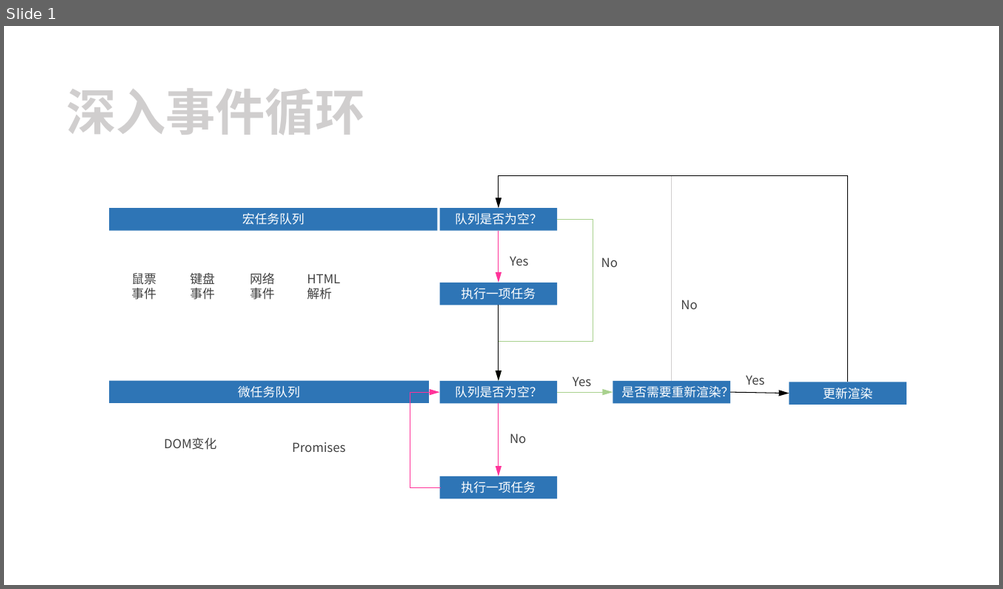
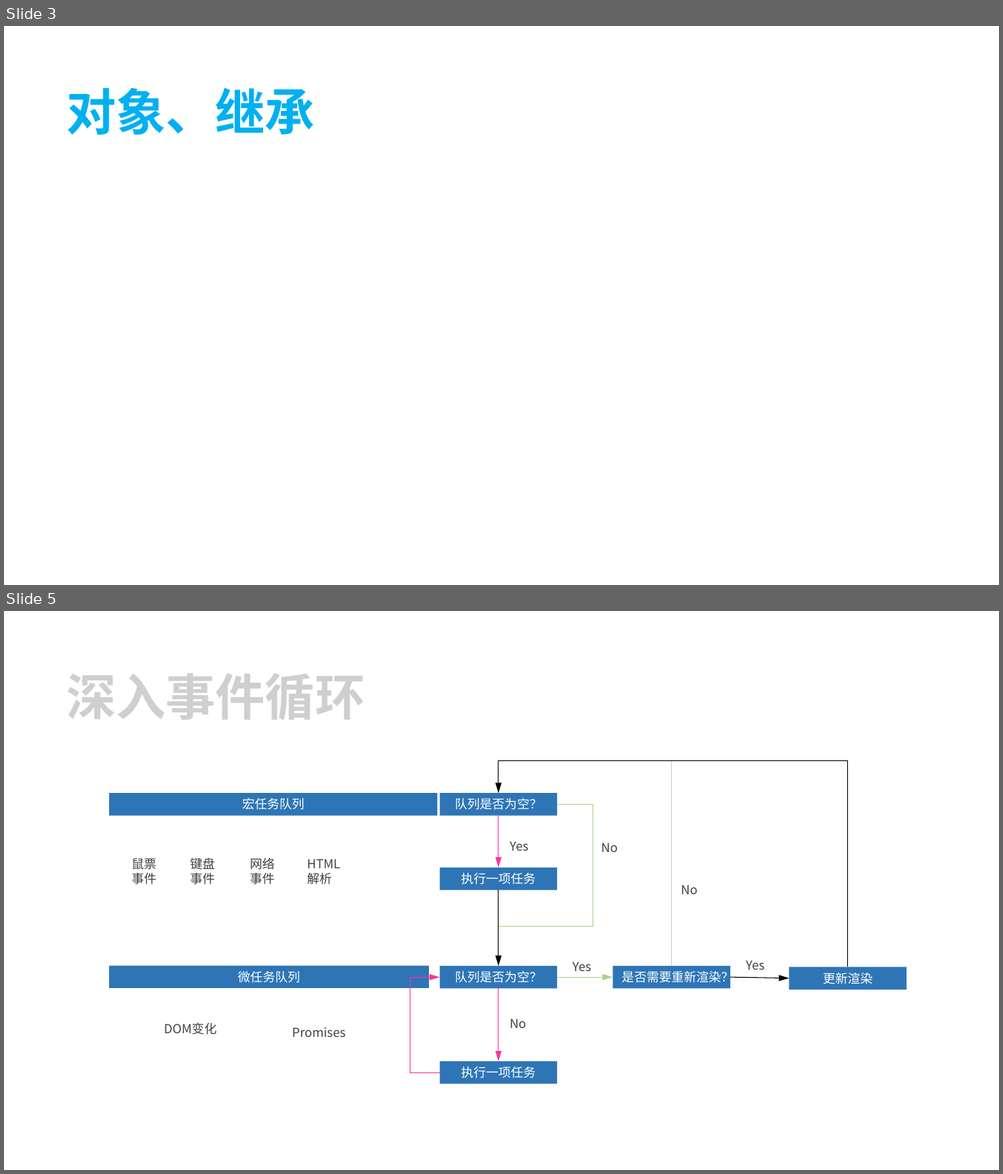
Before and after one commit to tecshuttle/interview, a slide deck: 2 前端/《JavaScript忍者秘籍（第2版）》.pptx. Shown one above the other, each under a label of ours: slide 1 before the commit, slides 3 and 5 after it; the slides between them are not shown. The pictures are 1003x589 and 1003x1174 pixels, drawn with LibreOffice and Linux fonts; fonts in the diff are those of the drawing. Boxes give left, top, right and bottom in pixels: in the first picture for what was removed or moved away, otherwise in the second. Text is boxed around its words. In the diff, an @@ line names an element or a change of style, - is before the commit and + after.

```diff
--- a/2 前端/《JavaScript忍者秘籍（第2版）》.pptx
+++ b/2 前端/《JavaScript忍者秘籍（第2版）》.pptx
@@ slide 3 added at [4,26,999,585], background #FFFFFF @@
@@ text added at [66,87,315,135], 48 pt, text #00B0F0, bold @@
+对象、继承
@@ what was slide 1 is now slide 5 @@
```
Also in this commit, not shown: 4 other slides added, 1 other file.
